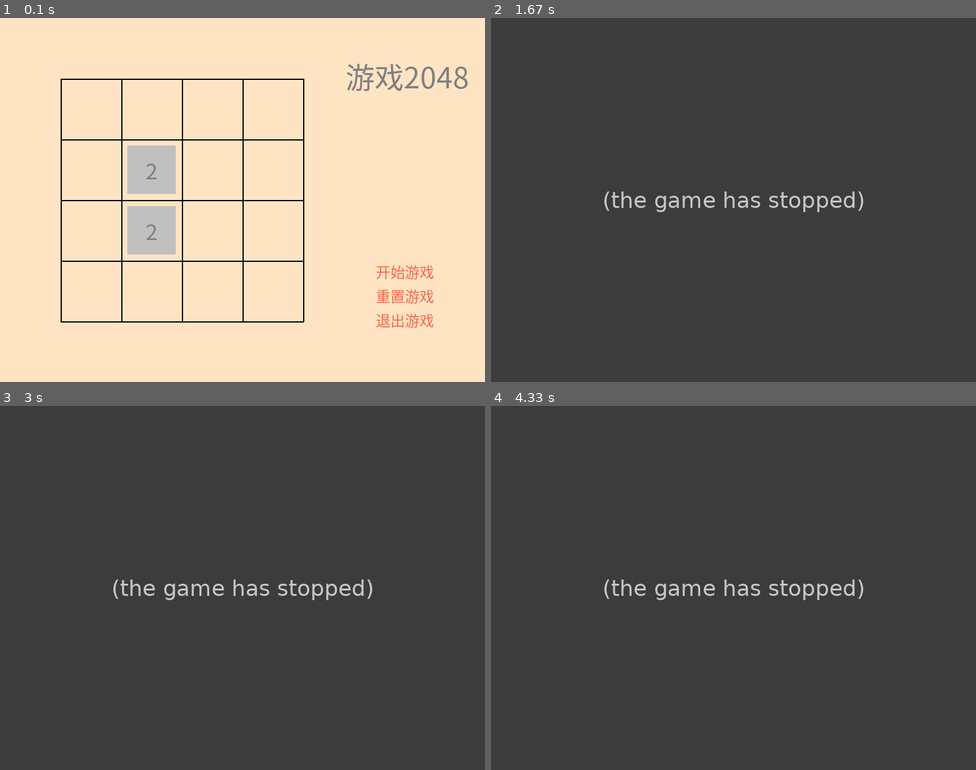
Above: before the commit, frames 1-4 (two rows, left to right).
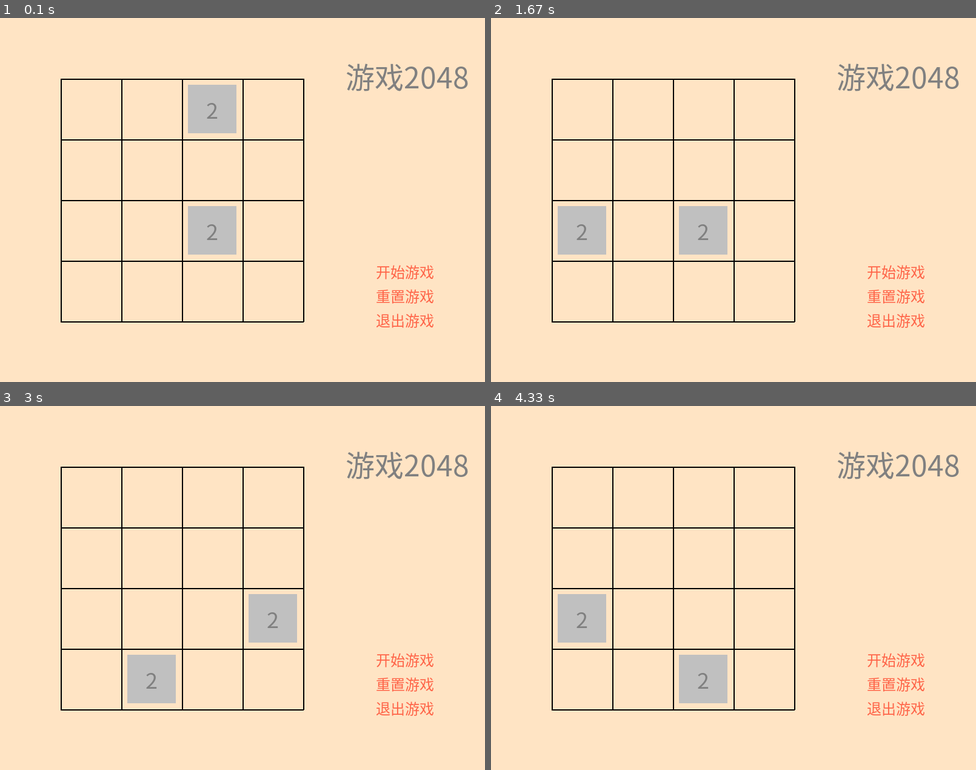
Above: after the commit, the same moments.

Repository: seancheng33/PygameProject
Game: pygame game, started from game2048/game.py
Two runs of this game, one before a commit and one after it. Both use one fixed random seed, a clock stepped at 60 frames per second and the inputs below.
Inputs (mouse positions are in pixels of both pictures, inside the frame that each line leads up to):
- Up to frame 1 (0.1 s): no input
- Up to frame 2 (1.67 s): tap A at 0.33 s; tap S at 0.67 s; tap D at 1 s; press the mouse at (898, 294) at 1.37 s; move the mouse to (728, 254) at 1.47 s; release the mouse at (558, 218) at 1.6 s
- Up to frame 3 (3 s): press the mouse at (407, 660) at 1.7 s; move the mouse to (232, 584) at 1.8 s; release the mouse at (58, 507) at 1.93 s; tap W at 2 s; press the mouse at (407, 660) at 2.37 s; move the mouse to (324, 689) at 2.47 s; release the mouse at (247, 722) at 2.6 s; press the mouse at (407, 682) at 2.7 s; move the mouse to (281, 700) at 2.8 s; release the mouse at (155, 719) at 2.93 s
- Up to frame 4 (4.33 s): press the mouse at (898, 660) at 3.03 s; move the mouse to (903, 584) at 3.13 s; release the mouse at (912, 507) at 3.27 s; press the mouse at (898, 682) at 3.37 s; move the mouse to (830, 617) at 3.47 s; release the mouse at (772, 551) at 3.6 s; press the mouse at (898, 682) at 3.7 s; move the mouse to (888, 679) at 3.8 s; release the mouse at (883, 675) at 3.93 s; press the mouse at (898, 682) at 4.03 s; move the mouse to (757, 697) at 4.13 s; release the mouse at (621, 711) at 4.27 s

The runs differ from the first frame. In frame 1, 5.3% of the frame differs, in the area x 26-49%, y 18-65%; in frame 2, 100%; in frame 3, 100%; in frame 4, 100%, in the area x 0-100%, y 0-100%.
Error before the commit: TypeError: SettingVar.init_game() takes 1 positional argument but 2 were given (game.py line...; the game stopped at 1.37 s (later frames are placeholders)

Commit message:
修复重置游戏和开始游戏的bug，重构部分代码至Gamefunction.py

Diff:
--- /dev/null
+++ b/game2048/GameFunction.py
@@ -0,0 +1,89 @@
+"""
+@Author       : sean cheng
+@Email        : aya234@163.com
+@CreateTime   : 2018/9/21
+@Program      : 游戏功能模块
+"""
+import random
+
+from SettingVar import SettingVar
+
+setting = SettingVar()
+
+
+def init_game():
+    """初始化游戏的数组，于开始新游戏或者重置游戏时调用"""
+    gameArray = [[0 for i in range(setting.WINDOW_BLOCK_NUM)] for j in
+                 range(setting.WINDOW_BLOCK_NUM)]  # 初始化的游戏数组
+    # 初始化两个开始元素在任意位置。
+    random_elem = 0
+    while random_elem < 2:
+        add_elem(gameArray)
+        random_elem += 1
+
+    return gameArray
+
+
+def add_elem(gameArray):
+    """添加元素功能"""
+    while can_add_elem(gameArray):
+        # 生产随机位置元素，完成即跳出运行
+        x = random.randint(0, setting.WINDOW_BLOCK_NUM - 1)
+        y = random.randint(0, setting.WINDOW_BLOCK_NUM - 1)
+        if gameArray[x][y] == 0:
+            gameArray[x][y] = 2
+            break
+
+
+def can_add_elem(self, gameArray):
+    """初始化元素为零的元素数量为16个。每查找到一个非零的元素，计数减1. 如果没有是零的元素，不必添加新元素"""
+    num_zero = 16
+    # 添加一个判断，如果数组全部非0，不添加元素
+    for i in range(self.WINDOW_BLOCK_NUM):
+        for j in range(self.WINDOW_BLOCK_NUM):
+            if gameArray[i][j] != 0:
+                num_zero -= 1
+    if num_zero == 0:
+        return False
+    return True
+
+
+def can_add_elem(gameArray):
+    """初始化元素为零的元素数量为16个。每查找到一个非零的元素，计数减1. 如果没有是零的元素，不必添加新元素"""
+    num_zero = 16
+    # 添加一个判断，如果数组全部非0，不添加元素
+    for i in range(setting.WINDOW_BLOCK_NUM):
+        for j in range(setting.WINDOW_BLOCK_NUM):
+            if gameArray[i][j] != 0:
+                num_zero -= 1
+    if num_zero == 0:
+        return False
+    return True
+
+
+def can_move(gameArray):
+    """检查是否可以移动，逻辑比较简单，就是逐个元素判断上下左右是否有相同的元素，如果可以存在，就是可以移动。否则就是不能移动"""
+    for i in range(setting.WINDOW_BLOCK_NUM):
+        for j in range(setting.WINDOW_BLOCK_NUM):
+            if gameArray[i][j] != 0:
+                return True
+            elif gameArray[i][j] == gameArray[i][j + 1]:
+                return True
+            elif gameArray[i][j] == gameArray[i][j - 1]:
+                return True
+            elif gameArray[i][j] == gameArray[i + 1][j]:
+                return True
+            elif gameArray[i][j] == gameArray[i - 1][j]:
+                return True
+            else:
+                return False
+
+
+def is_win(gameArray):
+    """遍历数组，如果里面有一个元素是2048，就表示胜利"""
+    for i in range(setting.WINDOW_BLOCK_NUM):
+        for j in range(setting.WINDOW_BLOCK_NUM):
+            if gameArray[i][j] == 2048:
+                return True
+            else:
+                return False
--- a/game2048/SettingVar.py
+++ b/game2048/SettingVar.py
@@ -4,7 +4,6 @@
 @CreateTime   : 2018/9/10
 @Program      : 全局变量的保存
 """
-import random
 
 
 class SettingVar:
@@ -49,37 +48,3 @@
 
         self.TILE_SIZE = 80
         self.WINDOW_BLOCK_NUM = 4
-
-    def init_game(self):
-        """初始化游戏的数组，于开始新游戏或者重置游戏时调用"""
-        gameArray = [[0 for i in range(self.WINDOW_BLOCK_NUM)] for j in
-                     range(self.WINDOW_BLOCK_NUM)]  # 初始化的游戏数组
-        # 初始化两个开始元素在任意位置。
-        random_elem = 0
-        while random_elem < 2:
-            self.add_elem(gameArray)
-            random_elem += 1
-
-        return gameArray
-
-    def add_elem(self, gameArray):
-        """添加元素功能"""
-        while self.can_add_elem(gameArray):
-            # 生产随机位置元素，完成即跳出运行
-            x = random.randint(0, self.WINDOW_BLOCK_NUM - 1)
-            y = random.randint(0, self.WINDOW_BLOCK_NUM - 1)
-            if gameArray[x][y] == 0:
-                gameArray[x][y] = 2
-                break
-
-    def can_add_elem(self, gameArray):
-        """初始化元素为零的元素数量为16个。每查找到一个非零的元素，计数减1. 如果没有是零的元素，不必添加新元素"""
-        num_zero = 16
-        # 添加一个判断，如果数组全部非0，不添加元素
-        for i in range(self.WINDOW_BLOCK_NUM):
-            for j in range(self.WINDOW_BLOCK_NUM):
-                if gameArray[i][j] != 0:
-                    num_zero -= 1
-        if num_zero == 0:
-            return False
-        return True
--- a/game2048/game.py
+++ b/game2048/game.py
@@ -9,54 +9,13 @@
 import sys
 from SettingVar import SettingVar
 from game_draw import draw_background, draw_game
+from GameFunction import init_game, add_elem, can_add_elem, can_move, is_win
 
 setting = SettingVar()
 
 
-
-def can_add_elem(gameArray):
-    """初始化元素为零的元素数量为16个。每查找到一个非零的元素，计数减1. 如果没有是零的元素，不必添加新元素"""
-    num_zero = 16
-    # 添加一个判断，如果数组全部非0，不添加元素
-    for i in range(setting.WINDOW_BLOCK_NUM):
-        for j in range(setting.WINDOW_BLOCK_NUM):
-            if gameArray[i][j] != 0:
-                num_zero -= 1
-    if num_zero == 0:
-        return False
-    return True
-
-
-def can_move(gameArray):
-    """检查是否可以移动，逻辑比较简单，就是逐个元素判断上下左右是否有相同的元素，如果可以存在，就是可以移动。否则就是不能移动"""
-    for i in range(setting.WINDOW_BLOCK_NUM):
-        for j in range(setting.WINDOW_BLOCK_NUM):
-            if gameArray[i][j] != 0:
-                return True
-            elif gameArray[i][j] == gameArray[i][j + 1]:
-                return True
-            elif gameArray[i][j] == gameArray[i][j - 1]:
-                return True
-            elif gameArray[i][j] == gameArray[i + 1][j]:
-                return True
-            elif gameArray[i][j] == gameArray[i - 1][j]:
-                return True
-            else:
-                return False
-
-
-def is_win(gameArray):
-    """遍历数组，如果里面有一个元素是2048，就表示胜利"""
-    for i in range(setting.WINDOW_BLOCK_NUM):
-        for j in range(setting.WINDOW_BLOCK_NUM):
-            if gameArray[i][j] == 2048:
-                return True
-            else:
-                return False
-
-
 def main():
-    global screen, tileFont, titleFont,normalFont
+    global screen, tileFont, titleFont, normalFont
 
     pygame.init()
     screen = pygame.display.set_mode((800, 600))
@@ -81,13 +40,13 @@
     btExitRect = btExitText.get_rect()
     btExitRect.topleft = 620, 480
 
-    gameArray = setting.init_game()
+    gameArray = init_game()
 
     while True:
 
         draw_background(screen, titleText, titleRect, btStartText, btStartRect, btResetText, btResetRect, btExitText,
                         btExitRect)
-        draw_game(screen, tileFont,gameArray)
+        draw_game(screen, tileFont, gameArray)
 
         for event in pygame.event.get():
             if event.type == pygame.QUIT:
@@ -108,7 +67,7 @@
                                 if gameArray[i][j] == gameArray[i - 1][j]:
                                     gameArray[i - 1][j] += gameArray[i][j]
                                     gameArray[i][j] = 0
-                    setting.add_elem(gameArray)
+                    add_elem(gameArray)
                     if not can_move(gameArray):
                         print('lost')
                     if is_win(gameArray):
@@ -125,7 +84,7 @@
                                 if gameArray[i][j] == gameArray[i + 1][j]:
                                     gameArray[i + 1][j] += gameArray[i][j]
                                     gameArray[i][j] = 0
-                    setting.add_elem(gameArray)
+                    add_elem(gameArray)
                     if not can_move(gameArray):
                         print('lost')
                     if is_win(gameArray):
@@ -141,7 +100,7 @@
                                 if gameArray[i][j] == gameArray[i][j - 1]:
                                     gameArray[i][j - 1] += gameArray[i][j]
                                     gameArray[i][j] = 0
-                    setting.add_elem(gameArray)
+                    add_elem(gameArray)
                     if not can_move(gameArray):
                         print('lost')
                     if is_win(gameArray):
@@ -159,7 +118,7 @@
                                 if gameArray[i][j] == gameArray[i][j + 1]:
                                     gameArray[i][j + 1] += gameArray[i][j]
                                     gameArray[i][j] = 0
-                    setting.add_elem(gameArray)
+                    add_elem(gameArray)
                     if not can_move(gameArray):
                         print('lost')
                     if is_win(gameArray):
@@ -173,7 +132,7 @@
                 btStartText = normalFont.render('开始游戏', True, setting.COLOR_DICT['yellow'])
                 for event in pressed:
                     if event == 1:
-                        setting.init_game(gameArray)  # 初始化的游戏数组
+                        gameArray = init_game()  # 初始化的游戏数组
             else:
                 btStartText = normalFont.render('开始游戏', True, setting.COLOR_DICT['tomato'])
 
@@ -181,7 +140,7 @@
                 btResetText = normalFont.render('重置游戏', True, setting.COLOR_DICT['yellow'])
                 for event in pressed:
                     if event == 1:
-                        setting.init_game(gameArray)  # 初始化的游戏数组
+                        gameArray = init_game()  # 初始化的游戏数组
             else:
                 btResetText = normalFont.render('重置游戏', True, setting.COLOR_DICT['tomato'])
 
